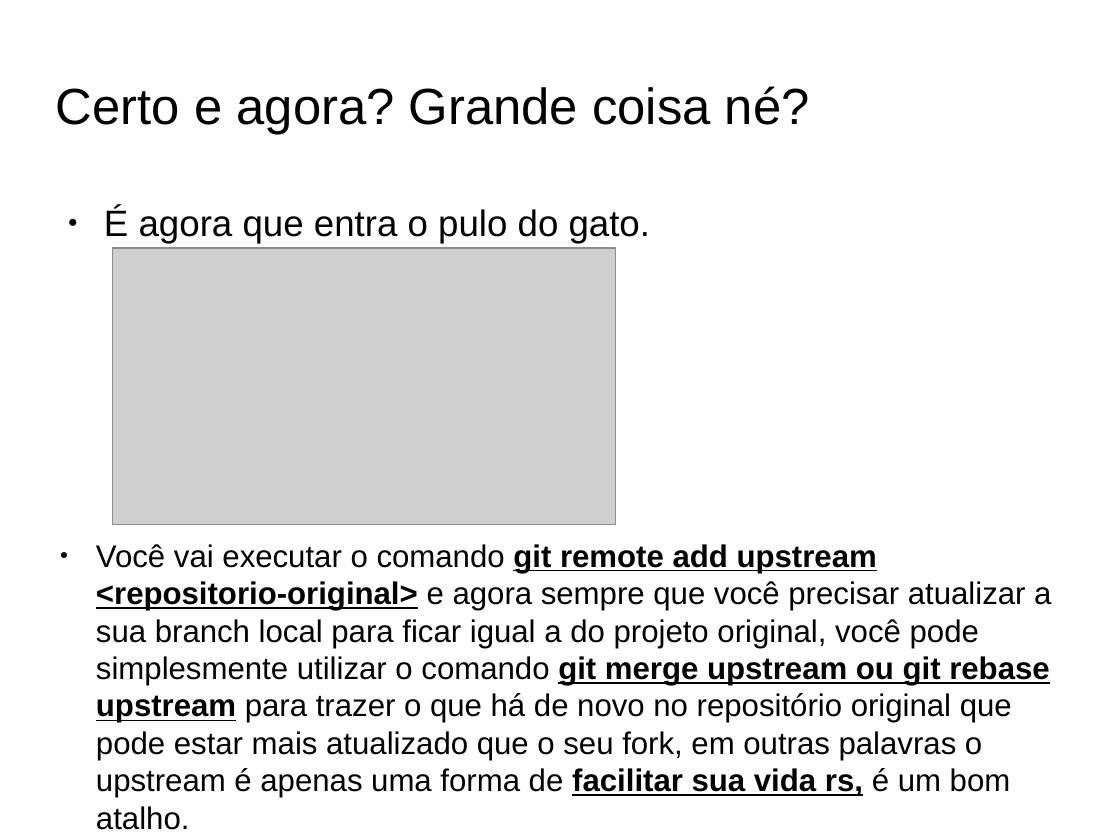
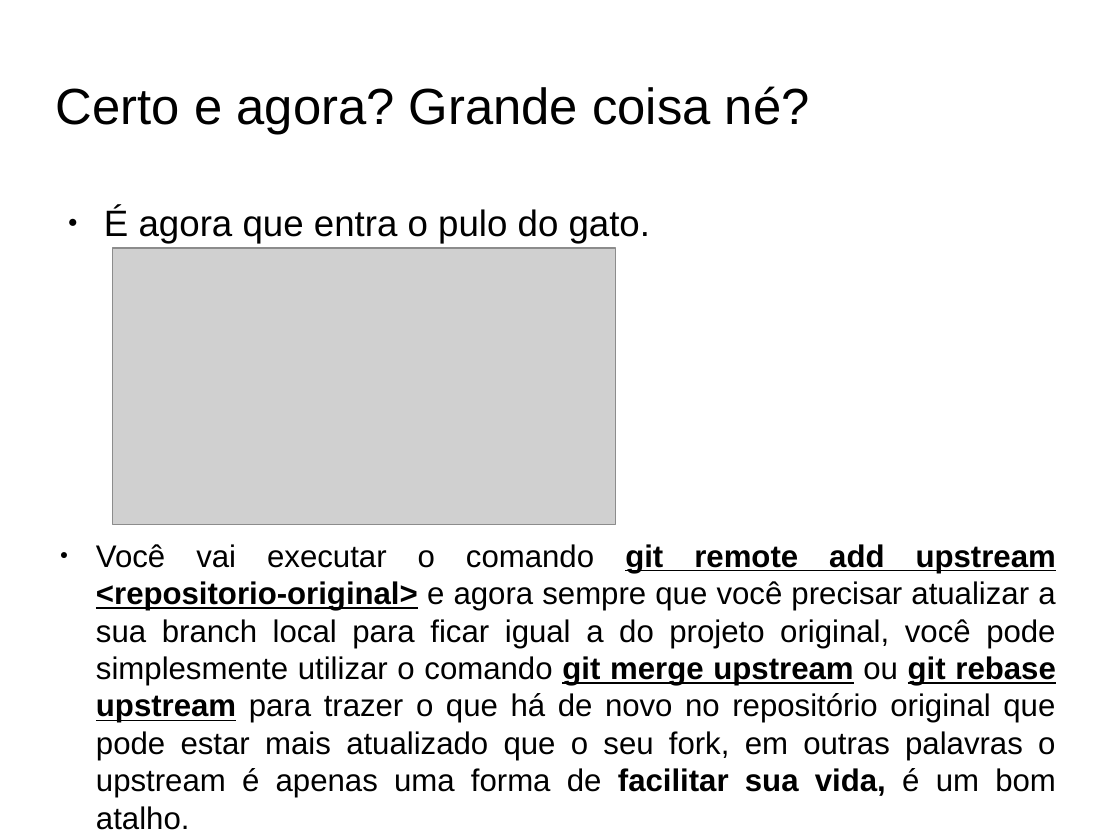
Before and after one commit to fabioads/apresentacao-git, a slide deck: slide 18 of Aprensentacao-GitHub.odp. Drawn at 1120x840 pixels with LibreOffice and Linux fonts; fonts in the diff are those of the drawing; grey boxes stand for pictures; background and template pictures are left out. Boxes give left, top, right and bottom in pixels: in the first picture for what was removed or moved away, otherwise in the second. Text is boxed around its words. In the diff, an @@ line names an element or a change of style, - is before the commit and + after.

Commit message:
Adicioando mais imagens e corrigindo erros

```diff
--- a/Aprensentacao-GitHub.odp
+++ b/Aprensentacao-GitHub.odp
@@ text at (96, 544, 1056, 830): text changed @@
-● Você vai executar o comando git remote add upstream <repositorio-original> e agora sempre que você precisar atualizar a sua branch local para ficar igual a do projeto original, você pode simplesmente utilizar o comando git merge upstream ou git rebase upstream para trazer o que há de novo no repositório original que pode estar mais atualizado que o seu fork, em outras palavras o upstream é apenas uma forma de facilitar sua vida rs, é um bom atalho.
+● Você vai executar o comando git remote add upstream <repositorio-original> e agora sempre que você precisar atualizar a sua branch local para ficar igual a do projeto original, você pode simplesmente utilizar o comando git merge upstream ou git rebase upstream para trazer o que há de novo no repositório original que pode estar mais atualizado que o seu fork, em outras palavras o upstream é apenas uma forma de facilitar sua vida, é um bom atalho.
```
Also in this commit, not shown: 19 other slides changed.
